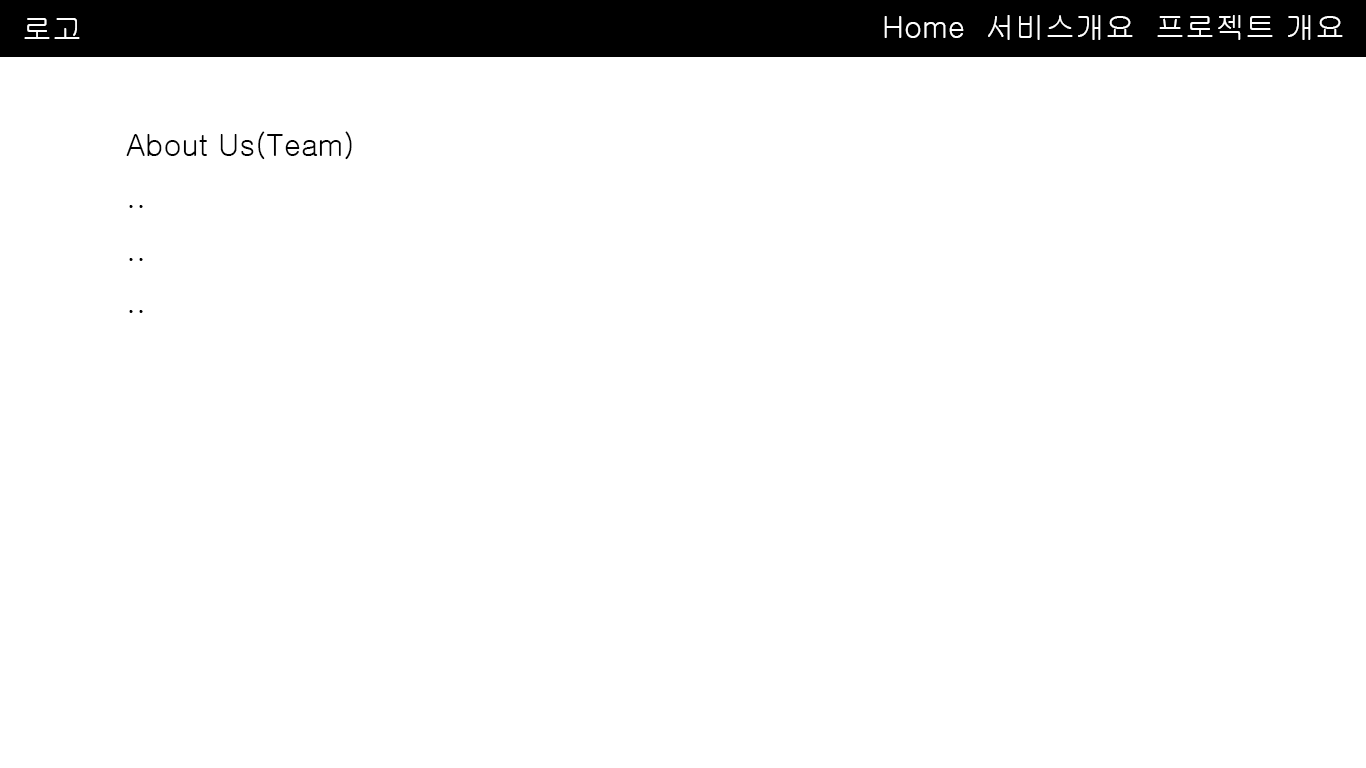
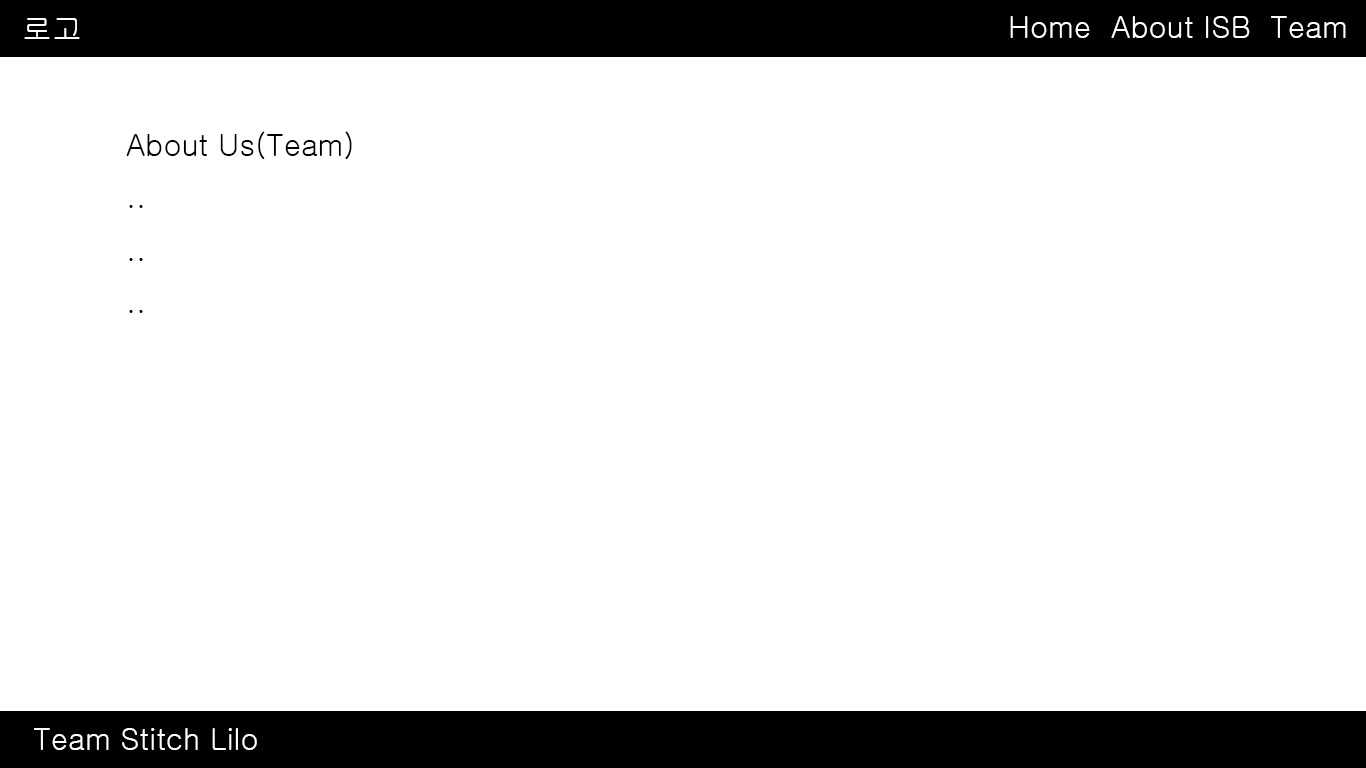
Comparing the layer stacks of the two 1366 × 768 images. Changes:
renamed "Home 서비스개요 프로젝트 개요" to "Home About ISB Team", painted on it over (884, 15, 1346, 40)
added layer "Team Stitch Lilo" in group "대지 1" over (34, 728, 257, 750)
added layer "레이어 3" in group "대지 1" over (0, 711, 1366, 768)
